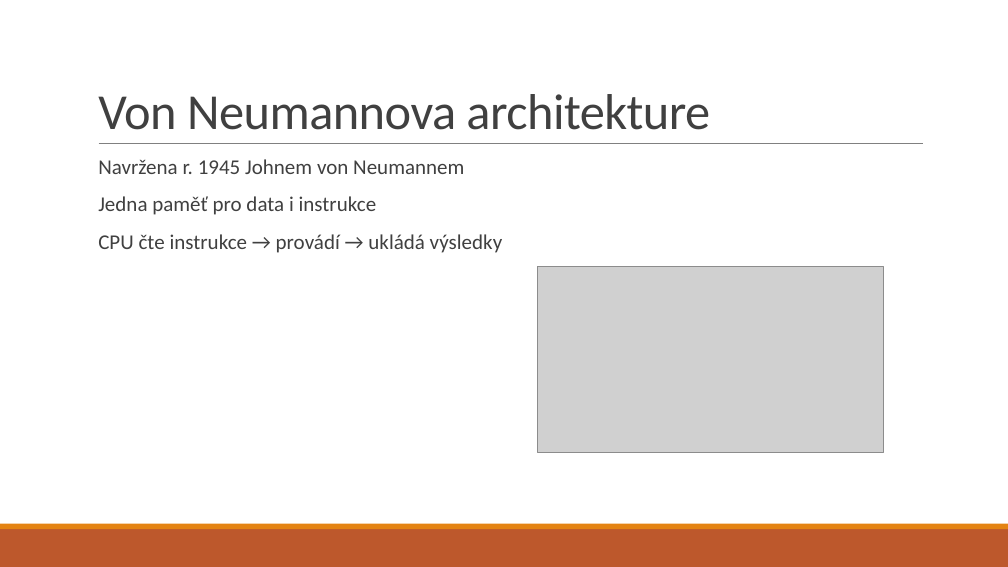
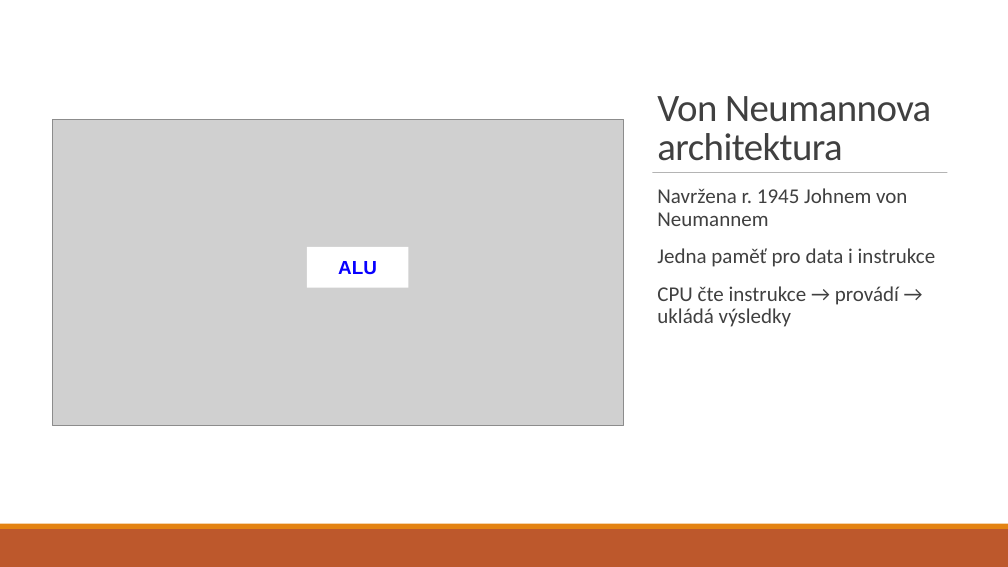
Before and after one commit to dawissl/hradebni-dmg, a slide deck: slide 7 of prezentace/1. ročník/04 - hardware.pptx. Drawn at 1008x567 pixels with LibreOffice and Linux fonts; fonts in the diff are those of the drawing; grey boxes stand for pictures. Boxes give left, top, right and bottom in pixels: in the first picture for what was removed or moved away, otherwise in the second. Text is boxed around its words. In the diff, an @@ line names an element or a change of style, - is before the commit and + after.

Commit message:
hw update

```diff
--- a/prezentace/1. ročník/04 - hardware.pptx
+++ b/prezentace/1. ročník/04 - hardware.pptx
@@ rectangle added at (0, 0, 1008, 524), fill #FFFFFF @@
@@ picture: place and size @@
-picture at (537, 266, 883, 452)
+picture at (52, 119, 624, 426)
@@ title at (657, 96, 931, 161): text changed; size 48 to 37 pt @@
-Von Neumannova architekture
+Von Neumannova architektura
@@ line removed from (99, 144) to (923, 144) @@
@@ line added from (653, 172) to (948, 172), #808080 0.5 pt @@
@@ text "Navržena r. 1945 Johnem von ..." rewrapped from (98, 159, 503, 253) to (657, 188, 936, 327) @@
@@ rectangle added at (307, 247, 408, 288), fill #FFFFFF, 18 pt, text #0800FF, bold @@
+ALU
```
Also in this commit, not shown: 2 other slides changed, 5 slides added.
